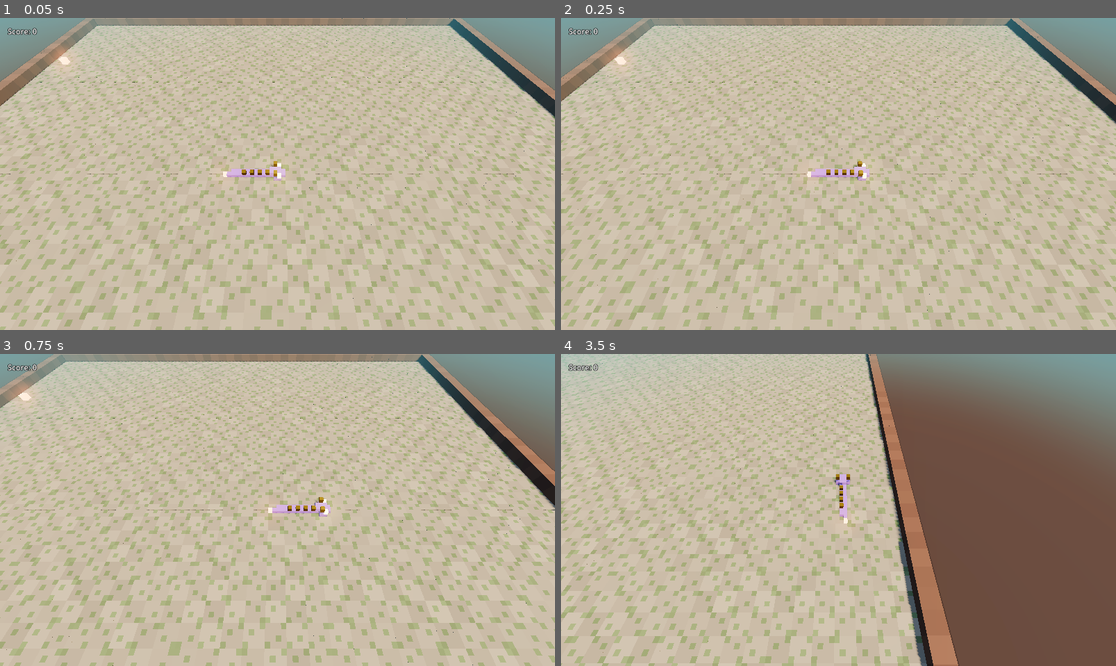
Above: before the commit, frames 1-4 (two rows, left to right).
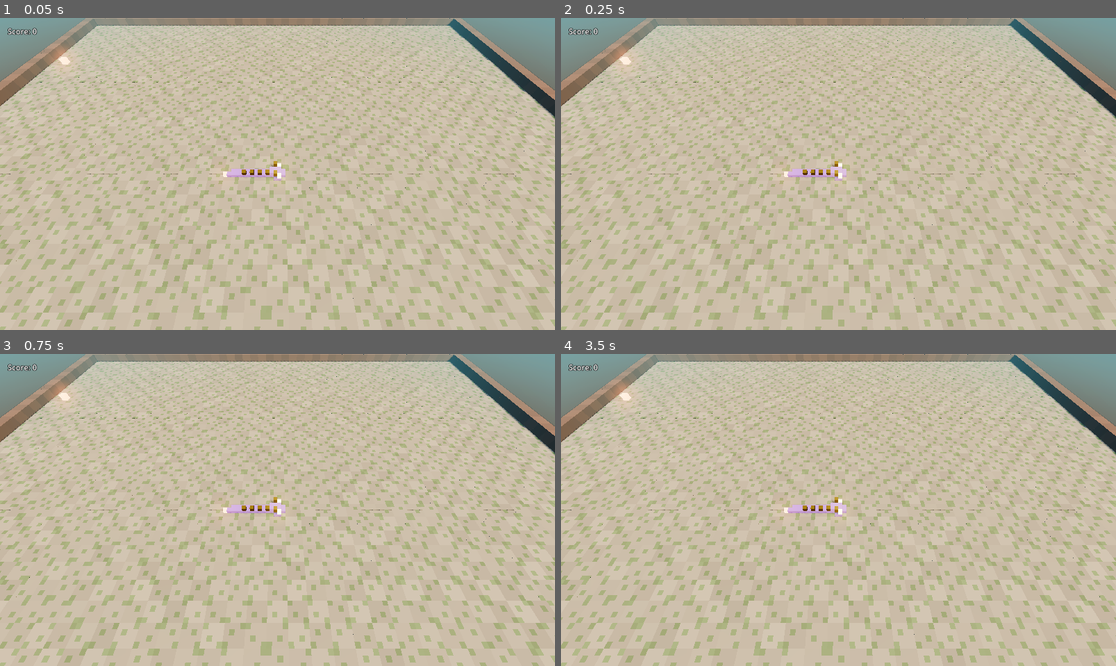
Above: after the commit, the same moments.

Repository: lzhu73/CMPM121-D04
Game: Godot game, scene res://main.tscn
Two runs of this game, one before a commit and one after it. Both use one fixed random seed, a clock stepped at 60 frames per second and the inputs below.
Inputs:
- Up to frame 1 (0.05 s): no input
- Up to frame 2 (0.25 s): no input
- Up to frame 3 (0.75 s): hold Right (ui_right) from 0.53 s (still down)
- Up to frame 4 (3.5 s): release Right (ui_right) at 1.28 s; hold Down (ui_down) 1.28-2.03 s; hold Right (ui_right) 2.03-2.78 s; hold Up (ui_up) from 2.78 s (still down)

Frame 1 is identical in both runs. In frame 2, 36% of the frame differs, in the area x 0-100%, y 0-100%; in frame 3, 28%; in frame 4, 59%.

Commit message:
[Step 2] you start the game by pressing an arrow and ends run on wall or body collision from dragon

Diff:
--- a/core/session.gd
+++ b/core/session.gd
@@ -7,6 +7,8 @@
 var dragon: Dragon
 var food := NO_FOOD
 var score := 0
+var started := false
+var over := false
 var rng := RandomNumberGenerator.new()
 
 
@@ -16,12 +18,29 @@
 	rng.seed = 121
 	_place_food()
 
+func turn(direction: Vector2i) -> void:
+	if over:
+		return
+	if not started:
+		if direction == -dragon.heading:
+			return
+		started = true
+	dragon.turn(direction)
+
 
 func tick() -> void:
+	if not started or over:
+		return
+
 	var old_tail: Vector2i = dragon.body.back()
 	dragon.tick()
 
-	if dragon.body[0] == food:
+	var head := dragon.body[0]
+	if board.is_solid(head) or head in dragon.body.slice(1):
+		over = true
+		return
+
+	if head == food:
 		dragon.body.append(old_tail)
 		score += 1
 		_place_food()
